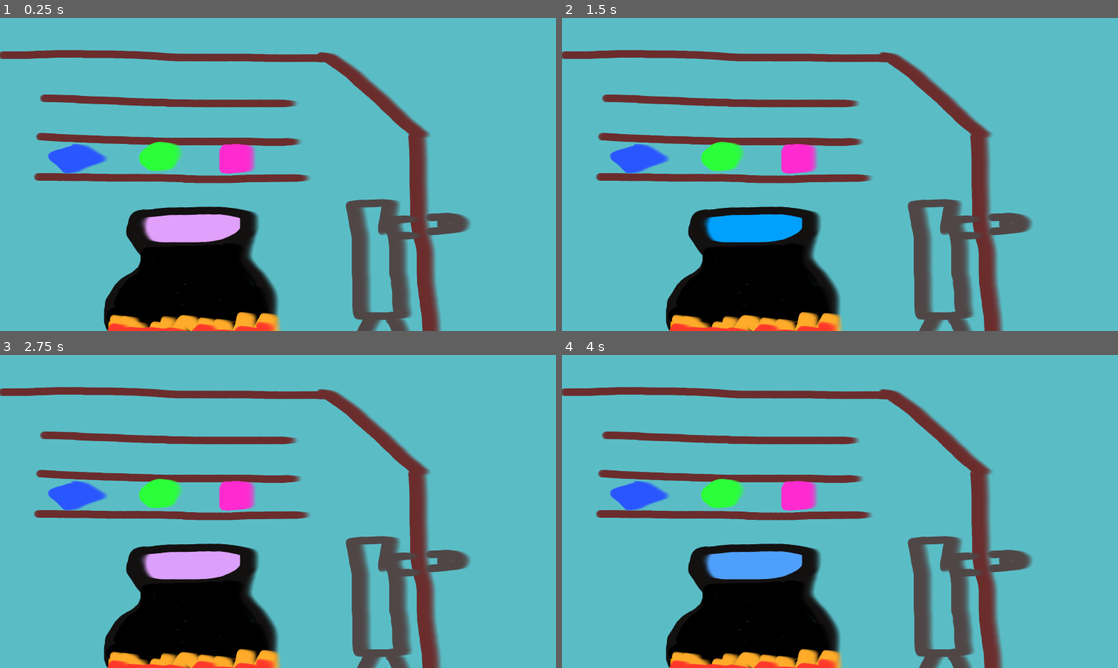
Above: before the commit, frames 1-4 (two rows, left to right).
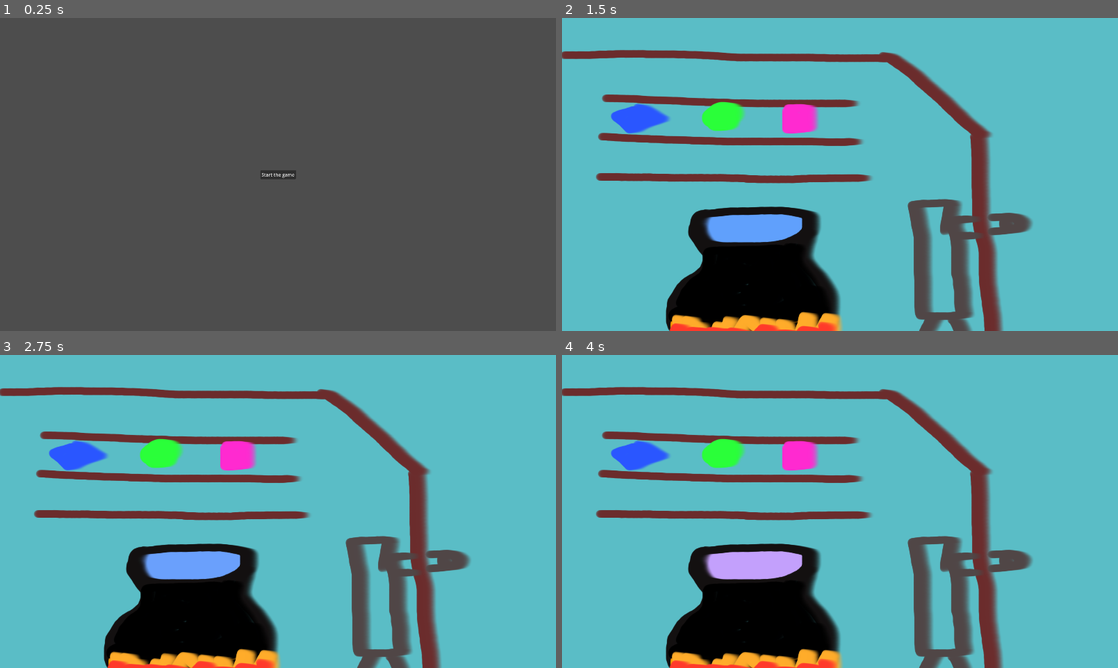
Above: after the commit, the same moments.

Repository: jackfruitgames/ahirutochi
Game: Godot game, scene res://scenes/MainMenu/main_menu.tscn
The game is run twice, just before and just after one commit, with the same random seed, the same clock (stepped at 60 frames per second) and the same inputs. Before the commit the project starts from res://scenes/Game/game.tscn.
Inputs (mouse positions are in pixels of both pictures, inside the frame that each line leads up to):
- Up to frame 1 (0.25 s): no input
- Up to frame 2 (1.5 s): click (840, 174) at 0.5 s, where only the run after the commit has a clickable "Start the game"
- Up to frame 3 (2.75 s): no input
- Up to frame 4 (4 s): no input

The runs differ from the first frame. In frame 1, 97% of the frame differs, in the area x 0-100%, y 0-100%; in frame 2, 5.0%; in frame 3, 5.0%; in frame 4, 5.0%.

Commit message:
Create basic structure
Co-Authored-By: Eddex <eddex@outlook.com>
Co-Authored-By: Lextum <Lextum@users.noreply.github.com>

Diff:
--- a/project.godot
+++ b/project.godot
@@ -11,9 +11,13 @@
 [application]
 
 config/name="Ahirutochi"
-run/main_scene="res://scenes/Game/game.tscn"
+run/main_scene="res://scenes/MainMenu/main_menu.tscn"
 config/features=PackedStringArray("4.3", "GL Compatibility")
 config/icon="res://icon.svg"
+
+[autoload]
+
+GameState="*res://scripts/autoload/game_state.gd"
 
 [display]
 
--- /dev/null
+++ b/scenes/Enemy/enemy.tscn
@@ -0,0 +1,3 @@
+[gd_scene format=3 uid="uid://75mrk5v6elk0"]
+
+[node name="Enemy" type="Node2D"]
--- a/scenes/Game/game.tscn
+++ b/scenes/Game/game.tscn
@@ -1,11 +1,12 @@
-[gd_scene load_steps=7 format=3 uid="uid://b86cp73iwayqj"]
+[gd_scene load_steps=8 format=3 uid="uid://b86cp73iwayqj"]
 
 [ext_resource type="Script" path="res://scenes/Game/game.gd" id="1_er28t"]
 [ext_resource type="Texture2D" uid="uid://cd4dofb2f35cy" path="res://assets/img/scribbles/background.png" id="2_f00xl"]
-[ext_resource type="Texture2D" uid="uid://c1v0xwh1j5bie" path="res://assets/img/scribbles/blue_ingredient.png" id="3_8ep7p"]
-[ext_resource type="Texture2D" uid="uid://3q6a18ipilg1" path="res://assets/img/scribbles/green_ingredient.png" id="4_w43y6"]
-[ext_resource type="Texture2D" uid="uid://c8tpyjspeuivo" path="res://assets/img/scribbles/pink_ingredient.png" id="5_frg44"]
+[ext_resource type="PackedScene" uid="uid://cmmuyxt7g6h5n" path="res://scenes/Shelf/shelf.tscn" id="3_mm6c3"]
+[ext_resource type="PackedScene" uid="uid://qxnc0cgdqv36" path="res://scenes/House/house.tscn" id="3_r0or4"]
 [ext_resource type="PackedScene" uid="uid://ci5k534ymwvur" path="res://scenes/Pot/pot.tscn" id="6_22nnk"]
+[ext_resource type="PackedScene" uid="uid://d37y8ymcxeu2y" path="res://scenes/SodaDream/soda_dream.tscn" id="6_aey6b"]
+[ext_resource type="PackedScene" uid="uid://75mrk5v6elk0" path="res://scenes/Enemy/enemy.tscn" id="7_q5ej7"]
 
 [node name="Game" type="Node2D"]
 script = ExtResource("1_er28t")
@@ -14,17 +15,16 @@
 position = Vector2(960, 540)
 texture = ExtResource("2_f00xl")
 
-[node name="BlueIngredient" type="Sprite2D" parent="."]
-position = Vector2(270, 461)
-texture = ExtResource("3_8ep7p")
+[node name="House" parent="." instance=ExtResource("3_r0or4")]
 
-[node name="GreenIngredient" type="Sprite2D" parent="."]
-position = Vector2(553, 464)
-texture = ExtResource("4_w43y6")
-
-[node name="PinkIngredient" type="Sprite2D" parent="."]
-position = Vector2(820, 464)
-texture = ExtResource("5_frg44")
+[node name="Shelf" parent="." instance=ExtResource("3_mm6c3")]
+position = Vector2(164, 236)
 
 [node name="Pot" parent="." instance=ExtResource("6_22nnk")]
 position = Vector2(672, 726)
+
+[node name="SodaDream" parent="." instance=ExtResource("6_aey6b")]
+position = Vector2(1190, 614)
+
+[node name="Enemy" parent="." instance=ExtResource("7_q5ej7")]
+position = Vector2(1646, 616)
--- /dev/null
+++ b/scenes/House/house.tscn
@@ -0,0 +1,3 @@
+[gd_scene format=3 uid="uid://qxnc0cgdqv36"]
+
+[node name="House" type="Node2D"]
--- /dev/null
+++ b/scenes/MainMenu/main_menu.gd
@@ -0,0 +1,6 @@
+extends Control
+
+var gameScene: PackedScene = preload("res://scenes/Game/game.tscn")
+
+func _on_start_game_button_pressed() -> void:
+	get_tree().change_scene_to_packed(gameScene)
--- /dev/null
+++ b/scenes/MainMenu/main_menu.tscn
@@ -0,0 +1,29 @@
+[gd_scene load_steps=2 format=3 uid="uid://uwol3hthxdo6"]
+
+[ext_resource type="Script" path="res://scenes/MainMenu/main_menu.gd" id="1_4rau3"]
+
+[node name="MainMenu" type="Control"]
+layout_mode = 3
+anchors_preset = 15
+anchor_right = 1.0
+anchor_bottom = 1.0
+grow_horizontal = 2
+grow_vertical = 2
+script = ExtResource("1_4rau3")
+
+[node name="StartGameButton" type="Button" parent="."]
+layout_mode = 1
+anchors_preset = 8
+anchor_left = 0.5
+anchor_top = 0.5
+anchor_right = 0.5
+anchor_bottom = 0.5
+offset_left = -61.5
+offset_top = -15.5
+offset_right = 61.5
+offset_bottom = 15.5
+grow_horizontal = 2
+grow_vertical = 2
+text = "Start the game"
+
+[connection signal="pressed" from="StartGameButton" to="." method="_on_start_game_button_pressed"]
--- /dev/null
+++ b/scenes/Shelf/shelf.tscn
@@ -0,0 +1,19 @@
+[gd_scene load_steps=4 format=3 uid="uid://cmmuyxt7g6h5n"]
+
+[ext_resource type="Texture2D" uid="uid://c1v0xwh1j5bie" path="res://assets/img/scribbles/blue_ingredient.png" id="1_tkd57"]
+[ext_resource type="Texture2D" uid="uid://3q6a18ipilg1" path="res://assets/img/scribbles/green_ingredient.png" id="2_u6nls"]
+[ext_resource type="Texture2D" uid="uid://c8tpyjspeuivo" path="res://assets/img/scribbles/pink_ingredient.png" id="3_7qyej"]
+
+[node name="Shelf" type="Node2D"]
+
+[node name="BlueIngredient" type="Sprite2D" parent="."]
+position = Vector2(109, 87)
+texture = ExtResource("1_tkd57")
+
+[node name="GreenIngredient" type="Sprite2D" parent="."]
+position = Vector2(392, 90)
+texture = ExtResource("2_u6nls")
+
+[node name="PinkIngredient" type="Sprite2D" parent="."]
+position = Vector2(659, 90)
+texture = ExtResource("3_7qyej")
--- /dev/null
+++ b/scenes/SodaDream/soda_dream.tscn
@@ -0,0 +1,3 @@
+[gd_scene format=3 uid="uid://d37y8ymcxeu2y"]
+
+[node name="SodaDream" type="Node2D"]
